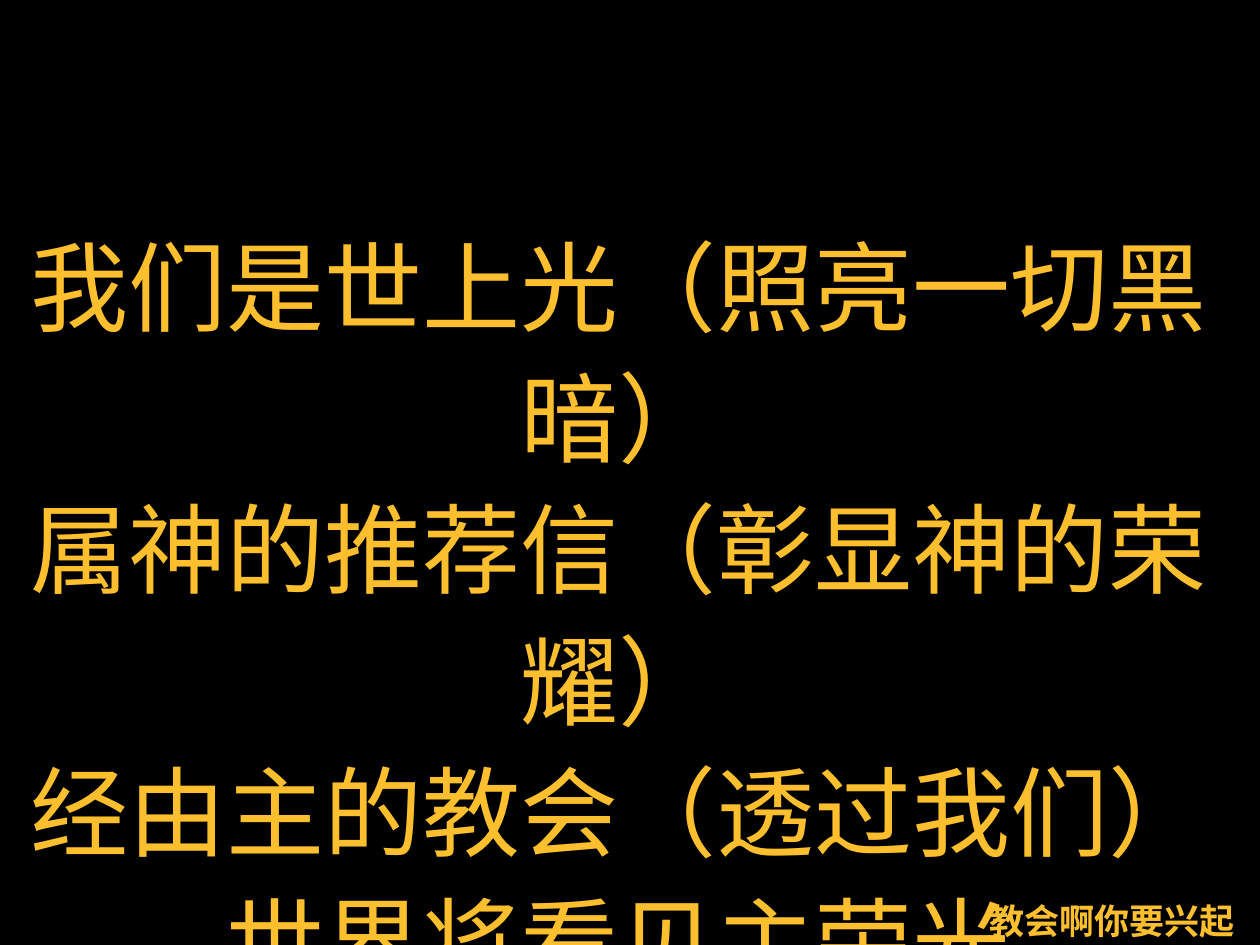
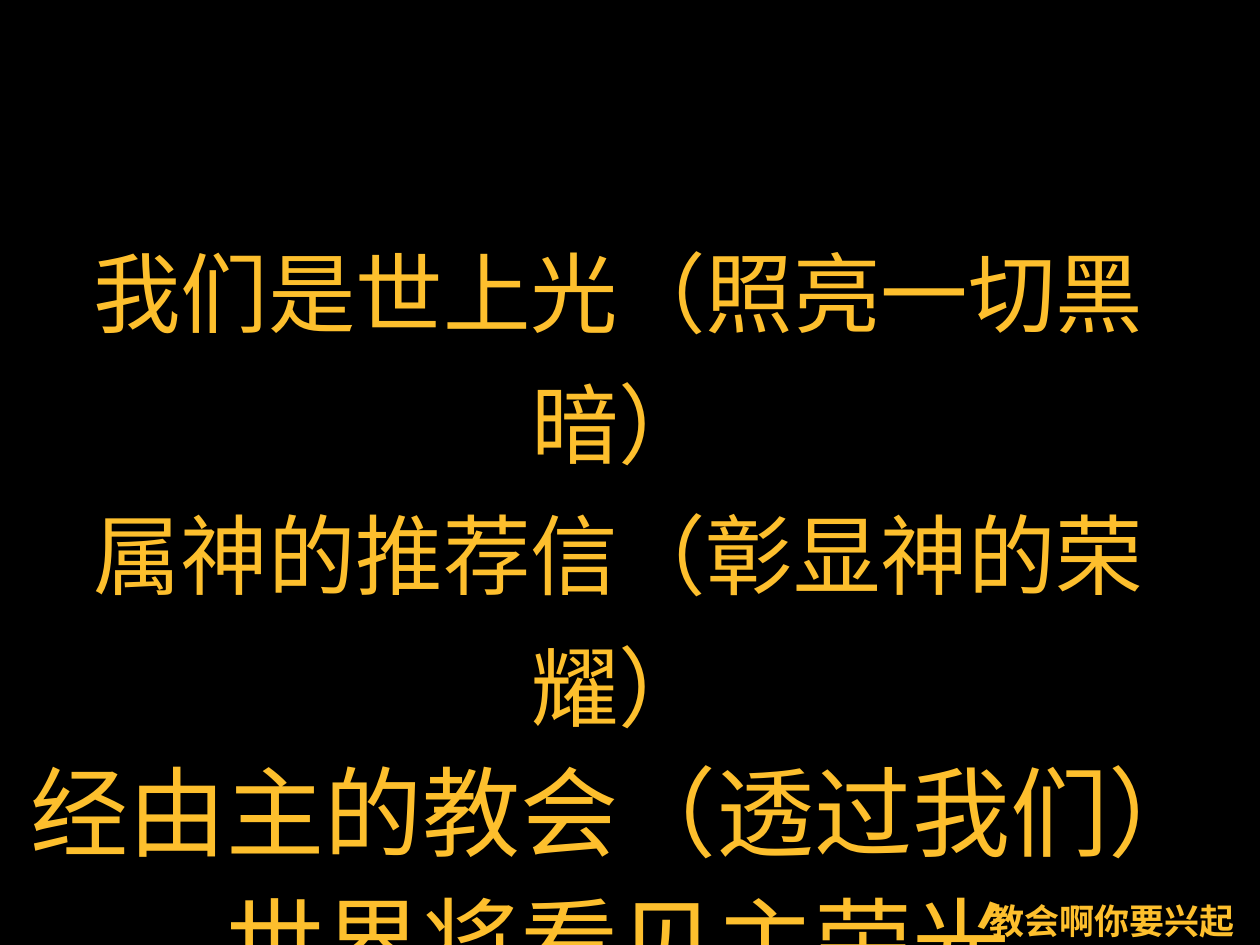
Before and after one commit to zangruizhe/parse_word_to_ppt_by_python, a slide deck: slide 6 of 2016-05-10.pptx. Drawn at 1260x945 pixels with LibreOffice and Linux fonts; fonts in the diff are those of the drawing; background and template pictures are left out. Boxes give left, top, right and bottom in pixels: in the first picture for what was removed or moved away, otherwise in the second. Text is boxed around its words. In the diff, an @@ line names an element or a change of style, - is before the commit and + after.

Commit message:
fix bug of too long line in ppt

```diff
--- a/2016-05-10.pptx
+++ b/2016-05-10.pptx
@@ text at <box>93,251,1143,729</box>: size 56 to 50 pt in "我们是世上光（照亮一切黑暗）", "属神的推荐信（彰显神的荣耀）" @@
```
Also in this commit, not shown: 4 other files.
